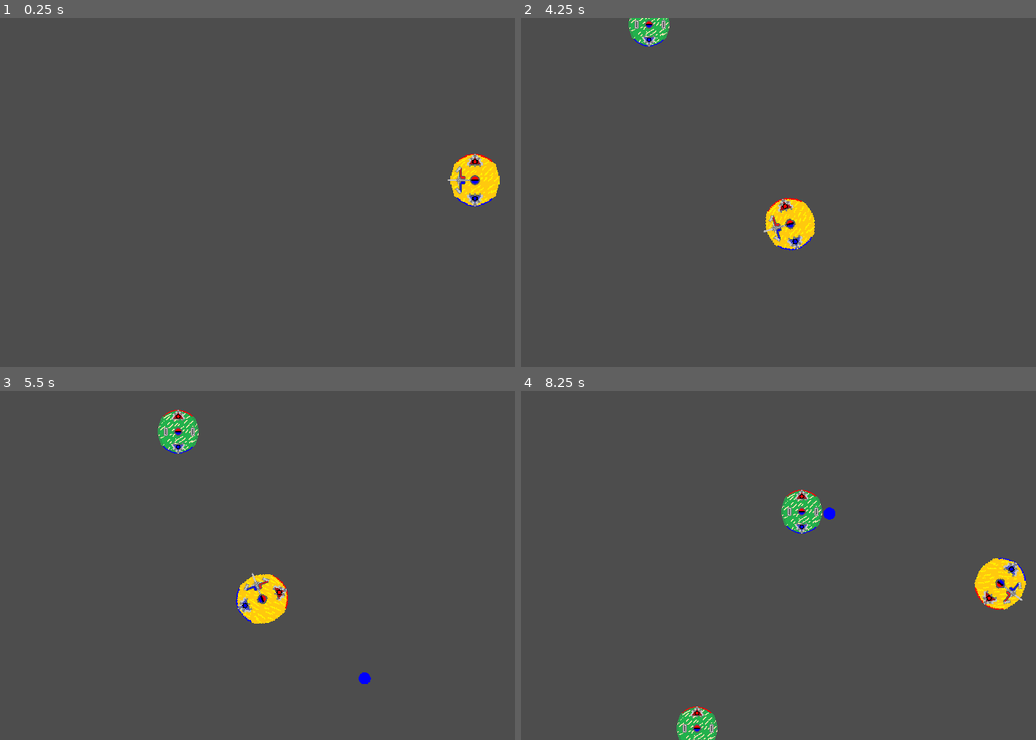
Above: before the commit, frames 1-4 (two rows, left to right).
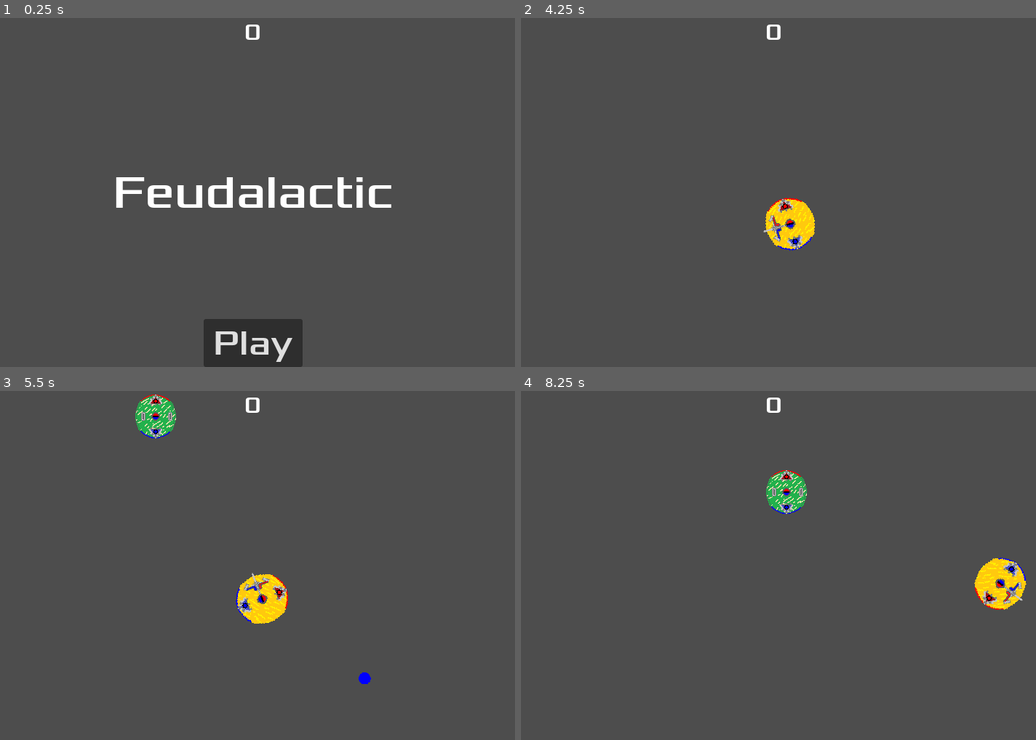
Above: after the commit, the same moments.

Repository: Austincain1006/MelonJam2024
Game: Godot game, scene res://main.tscn
The game is run twice, just before and just after one commit, with the same random seed, the same clock (stepped at 60 frames per second) and the same inputs.
Inputs (mouse positions are in pixels of both pictures, inside the frame that each line leads up to):
- Up to frame 1 (0.25 s): no input
- Up to frame 2 (4.25 s): click (773, 342) at 0.5 s, where only the run after the commit has a clickable "Play"; move the mouse to (891, 175) at 1.27 s; hold D (RotateRight) 1.28-2.03 s; hold Right mouse button (FireNegative) 1.28-2.03 s; move the mouse to (670, 209) at 2.02 s; hold S (MoveBackward) 2.03-2.78 s; click (670, 209) at 2.1 s; move the mouse to (824, 115) at 2.77 s; hold D (RotateRight) 2.78-3.53 s; hold Right mouse button (FireNegative) 2.78-3.53 s; move the mouse to (747, 262) at 3.52 s; hold W (MoveForward) from 3.53 s (still down); click (747, 262) at 3.6 s
- Up to frame 3 (5.5 s): move the mouse to (412, 617) at 4.27 s; release W (MoveForward) at 4.28 s; hold Right mouse button (FireNegative) 4.28-5.03 s; hold A (RotateLeft) from 4.28 s (still down); move the mouse to (97, 513) at 5.02 s; click (97, 513) at 5.1 s
- Up to frame 4 (8.25 s): move the mouse to (799, 565) at 5.77 s; release A (RotateLeft) at 5.78 s; hold S (MoveBackward) 5.78-6.53 s; hold Right mouse button (FireNegative) 5.78-6.53 s; move the mouse to (696, 478) at 6.52 s; hold D (RotateRight) 6.53-7.28 s; click (696, 478) at 6.6 s; move the mouse to (891, 548) at 7.27 s; hold W (MoveForward) 7.28-8.03 s; hold Right mouse button (FireNegative) 7.28-8.03 s; move the mouse to (670, 582) at 8.02 s; hold D (RotateRight) from 8.03 s (still down); click (670, 582) at 8.1 s

The runs differ from the first frame. In frame 1, 5.6% of the frame differs, in the area x 22-98%, y 1-100%; in frame 2, 0.6%; in frame 3, 1.3%; in frame 4, 1.9%.

Commit message:
Add Main Menu

Diff:
--- a/hud.gd
+++ b/hud.gd
@@ -11,6 +11,13 @@
 func _on_button_pressed():
 	playButtonPressed.emit()
 	$Button.hide()
+	$Message.hide()
 
 func setScore(newScore):
-	$Score.text = newScore
+	$Score.text = str(newScore)
+
+func showGameOver():
+	$Message.text = "Game over!"
+	$Message.show()
+	await get_tree().create_timer(1.5).timeout
+	$Button.show()
--- a/ion.gd
+++ b/ion.gd
@@ -1,8 +1,6 @@
 # ion.gd   by Austin Cain @ 12/27/2024
 # Simulates charged particle. Has collisions and is affected by magnetic fields.
 extends Area2D
-
-signal playerHit
 
 @export var speed = 200
 var velocity
@@ -42,7 +40,7 @@
 # Collision Handler
 func _on_body_entered(body):
 	if body.is_in_group("Player") && immunityMask != 1:
-		playerHit.emit()
+		body.killPlayer()
 		queue_free()
 	if body.is_in_group("Enemy") && immunityMask != 2:
 		body.kill()
--- a/main.gd
+++ b/main.gd
@@ -55,5 +55,28 @@
 
 func enemyDestroyedObserver():
 	score += 1
+	$HUD.setScore(score)
 	numEnemies += -1
-	print("ENEMY DEAD ", numEnemies)
+
+
+func startGame():
+	for enemy in get_tree().get_nodes_in_group("Enemy"):
+		enemy.queue_free()
+	$EnemySpawnTimer.start()
+	$Player.show()
+	score = 0
+
+
+func endGame():
+	$EnemySpawnTimer.stop()
+	$Player.hide()
+	$HUD.showGameOver()
+
+
+
+func _on_hud_play_button_pressed():
+	startGame()
+
+
+func _on_player_player_hit():
+	endGame()
--- a/main.tscn
+++ b/main.tscn
@@ -1,7 +1,8 @@
-[gd_scene load_steps=5 format=3 uid="uid://cn7ird88eupwv"]
+[gd_scene load_steps=6 format=3 uid="uid://cn7ird88eupwv"]
 
 [ext_resource type="PackedScene" uid="uid://cthywtjlqfrab" path="res://Player.tscn" id="1_2lql5"]
 [ext_resource type="Script" path="res://main.gd" id="1_trih3"]
+[ext_resource type="PackedScene" uid="uid://bhjprg3ckgfnl" path="res://hud.tscn" id="4_kjf0n"]
 [ext_resource type="PackedScene" uid="uid://cn3iy67pv1sl8" path="res://enemy.tscn" id="4_y53f3"]
 
 [sub_resource type="Curve2D" id="Curve2D_rdftt"]
@@ -308,6 +309,9 @@
 
 [node name="EnemySpawnTimer" type="Timer" parent="."]
 wait_time = 4.0
-autostart = true
-
+
+[node name="HUD" parent="." instance=ExtResource("4_kjf0n")]
+
+[connection signal="playerHit" from="Player" to="." method="_on_player_player_hit"]
 [connection signal="timeout" from="EnemySpawnTimer" to="." method="_on_enemy_spawn_timer_timeout"]
+[connection signal="playButtonPressed" from="HUD" to="." method="_on_hud_play_button_pressed"]
--- a/player.gd
+++ b/player.gd
@@ -1,6 +1,8 @@
 # player.gd   by Austin Cain @ 12/27/2024
 # Player character, handles inputs, movements, and cannon fire.
 extends CharacterBody2D
+
+signal playerHit
 
 @export var speed = 200
 @export var rotateSpeed = 4.0
@@ -14,6 +16,7 @@
 func _ready():
 	cannonFired = false
 	ionScene = load("res://ion.tscn")
+	hide()
 
 
 func _process(delta):
@@ -72,3 +75,6 @@
 
 func magneticField(body, delta):
 	pass
+
+func killPlayer():
+	playerHit.emit()
